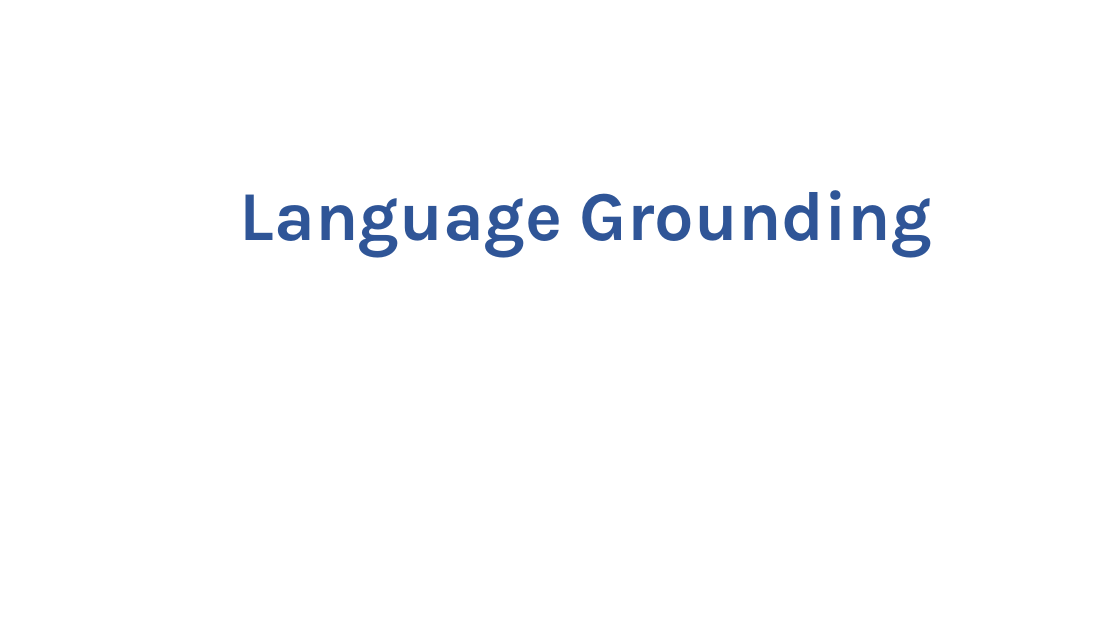
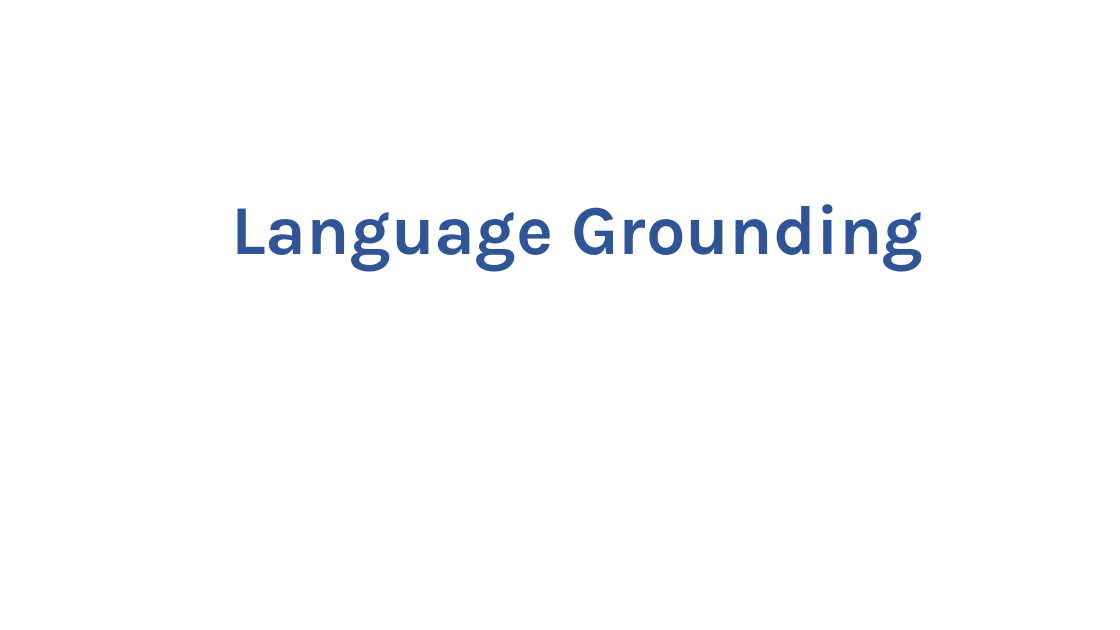
Before and after one commit to bkuriach/language-grounding, a slide deck: slide 1 of docs/language-grouding.pptx. Drawn at 1120x630 pixels with LibreOffice and Linux fonts; fonts in the diff are those of the drawing. Boxes give left, top, right and bottom in pixels: in the first picture for what was removed or moved away, otherwise in the second. Text is boxed around its words. In the diff, an @@ line names an element or a change of style, - is before the commit and + after.

Commit message:
adding deck

```diff
--- a/docs/language-grouding.pptx
+++ b/docs/language-grouding.pptx
@@ title "Language Grounding": place and size @@
-title "Language Grounding" at <box>240,190,932,256</box>
+title "Language Grounding" at <box>231,204,923,271</box>
```
Also in this commit, not shown: 7 slides added, 2 slides removed, 3 other files.
